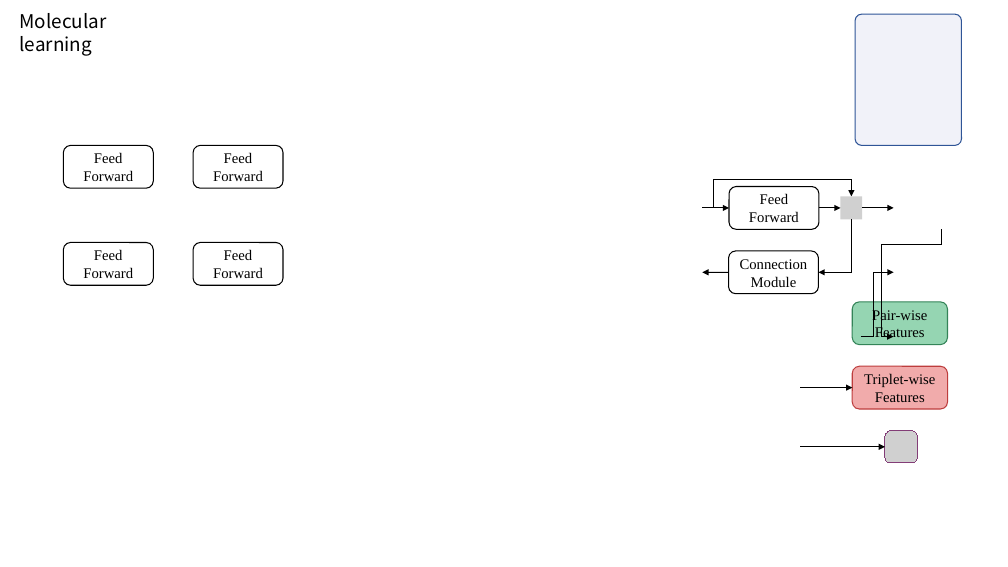
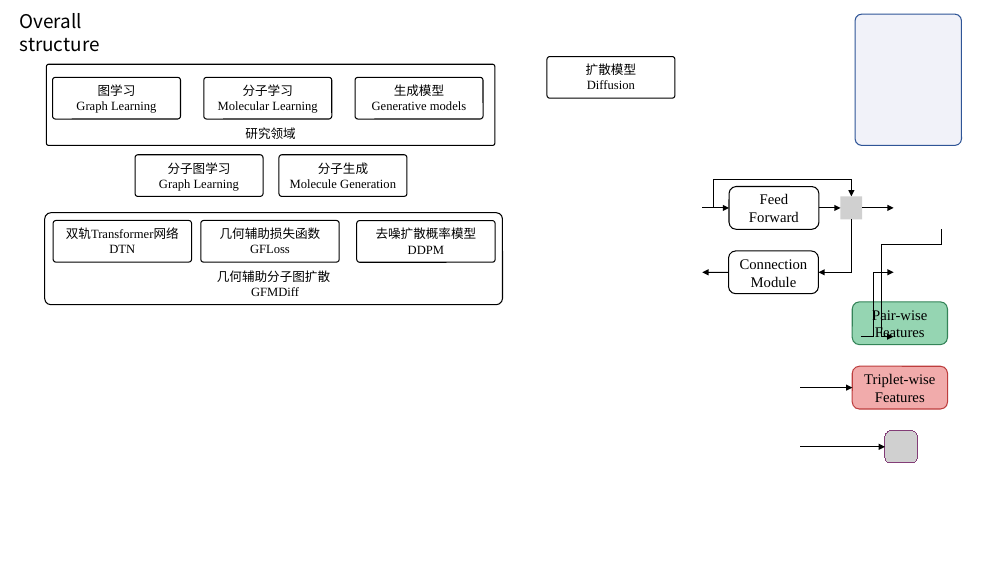
Before and after one commit to LEOXC1571/graduation_project, a slide deck: slide 11 of paper/src_new/figures/figures.pptx. Drawn at 1008x567 pixels with LibreOffice and Linux fonts; fonts in the diff are those of the drawing; grey boxes stand for pictures. Boxes give left, top, right and bottom in pixels: in the first picture for what was removed or moved away, otherwise in the second. Text is boxed around its words. In the diff, an @@ line names an element or a change of style, - is before the commit and + after.

```diff
--- a/paper/src_new/figures/figures.pptx
+++ b/paper/src_new/figures/figures.pptx
@@ text at bbox=[20, 13, 100, 52]: text changed @@
-Molecular learning
+Overall structure
@@ rounded rectangle added at bbox=[547, 57, 675, 98], fill #FFFFFF, outline #000000 1 pt, 12 pt, text #000000 @@
+扩散模型
+Diffusion
@@ rounded rectangle added at bbox=[46, 64, 495, 145], fill #FFFFFF, outline #000000 1 pt, 12 pt, text #000000 @@
+研究领域
@@ rounded rectangle added at bbox=[53, 77, 181, 119], fill #FFFFFF, outline #000000 1 pt, 12 pt, text #000000 @@
+图学习
+Graph Learning
@@ rounded rectangle added at bbox=[204, 77, 332, 119], fill #FFFFFF, outline #000000 1 pt, 12 pt, text #000000 @@
+分子学习
+Molecular Learning
@@ rounded rectangle added at bbox=[355, 77, 483, 119], fill #FFFFFF, outline #000000 1 pt, 12 pt, text #000000 @@
+生成模型
+Generative models
@@ rounded rectangle removed at bbox=[64, 145, 154, 188] @@
-Feed Forward
@@ rounded rectangle removed at bbox=[193, 145, 283, 188] @@
-Feed Forward
@@ rounded rectangle added at bbox=[135, 155, 263, 197], fill #FFFFFF, outline #000000 1 pt, 12 pt, text #000000 @@
+分子图学习
+Graph Learning
@@ rounded rectangle added at bbox=[279, 155, 407, 197], fill #FFFFFF, outline #000000 1 pt, 12 pt, text #000000 @@
+分子生成
+Molecule Generation
@@ rounded rectangle added at bbox=[45, 212, 503, 305], fill #FFFFFF, outline #000000 1 pt, 12 pt, text #000000 @@
+几何辅助分子图扩散
+GFMDiff
@@ rounded rectangle added at bbox=[53, 221, 191, 262], fill #FFFFFF, outline #000000 1 pt, 12 pt, text #000000 @@
+双轨Transformer网络
+DTN
@@ rounded rectangle added at bbox=[201, 221, 340, 262], fill #FFFFFF, outline #000000 1 pt, 12 pt, text #000000 @@
+几何辅助损失函数
+GFLoss
@@ rounded rectangle added at bbox=[357, 221, 495, 262], fill #FFFFFF, outline #000000 1 pt, 12 pt, text #000000 @@
+去噪扩散概率模型
+DDPM
@@ rounded rectangle removed at bbox=[64, 243, 154, 286] @@
-Feed Forward
@@ rounded rectangle removed at bbox=[193, 243, 283, 286] @@
-Feed Forward
```
Also in this commit, not shown: 8 other files.
